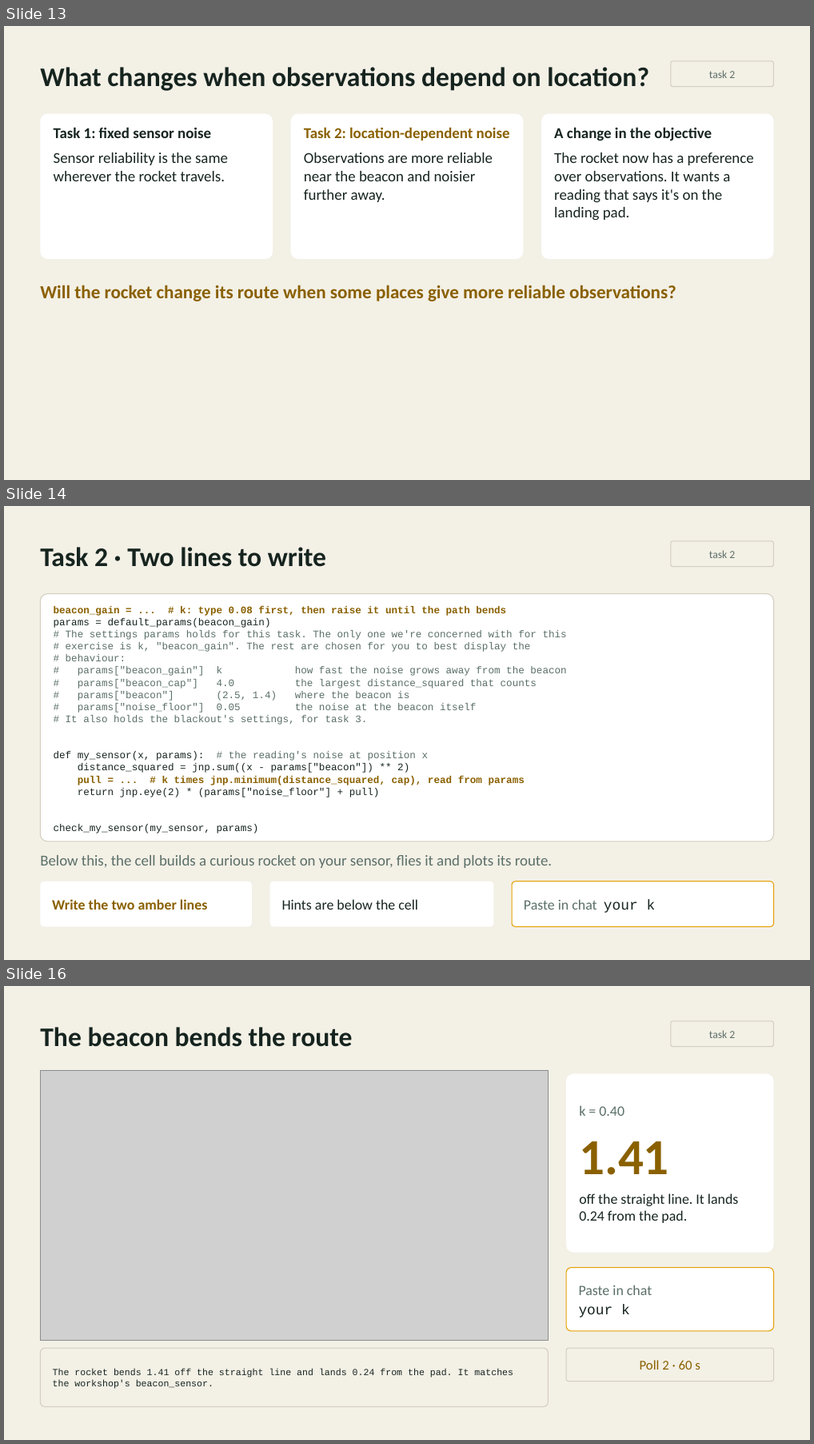
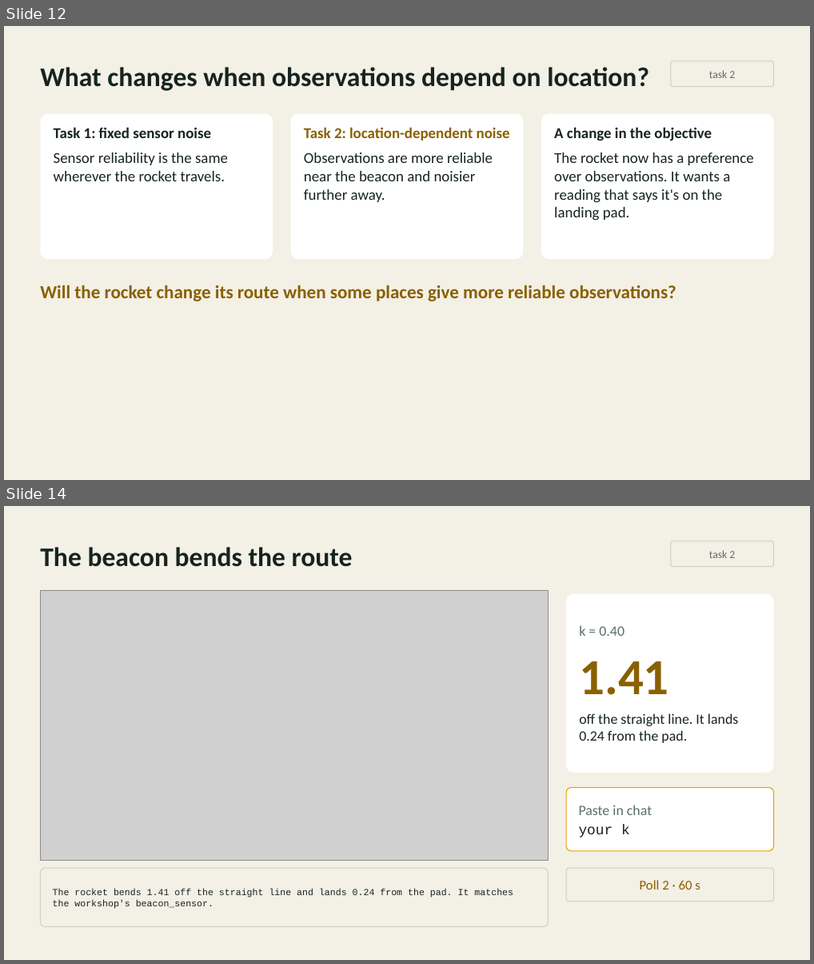
Before and after one commit to inferogenesis/cpomdp-workshop, a slide deck: deck/cpomdp_symposium_2026.pptx. Shown one above the other, each under a label of ours: slides 13, 14 and 16 before the commit, slides 12 and 14 after it; the slides between them are not shown. The pictures are 814x1444 and 814x964 pixels, drawn with LibreOffice and Linux fonts; fonts in the diff are those of the drawing; grey boxes stand for pictures. Boxes give left, top, right and bottom in pixels: in the first picture for what was removed or moved away, otherwise in the second. Text is boxed around its words. In the diff, an @@ line names an element or a change of style, - is before the commit and + after.

```diff
--- a/deck/cpomdp_symposium_2026.pptx
+++ b/deck/cpomdp_symposium_2026.pptx
@@ slide 14 removed at [4, 506, 810, 960], background #F3F0E6 @@
@@ text removed at [40, 547, 326, 567] @@
-Task 2 · Two lines to write
@@ rounded rectangle removed at [671, 541, 774, 567] @@
-task 2
@@ rounded rectangle removed at [40, 594, 774, 841] @@
-beacon_gain = ... # k: type 0.08 first, then raise it until the path bends
-params = default_params(beacon_gain)
-# The settings params holds for this task. The only one we're concerned with for this
-# exercise is k, "beacon_gain". The rest are chosen for you to best display the
-# behaviour:
-# params["beacon_gain"] k how fast the noise grows away from the beacon
-# params["beacon_cap"] 4.0 the largest distance_squared that counts
-# params["beacon"] (2.5, 1.4) where the beacon is
-# params["noise_floor"] 0.05 the noise at the beacon itself
-# It also holds the blackout's settings, for task 3.
-def my_sensor(x, params): # the reading's noise at position x
-distance_squared = jnp.sum((x - params["beacon"]) ** 2)
-pull = ... # k times jnp.minimum(distance_squared, cap), read from params
-return jnp.eye(2) * (params["noise_floor"] + pull)
-check_my_sensor(my_sensor, params)
@@ text removed at [40, 855, 552, 868] @@
-Below this, the cell builds a curious rocket on your sensor, flies it and plots its route.
@@ rounded rectangle removed at [40, 881, 252, 927] @@
-Write the two amber lines
@@ rounded rectangle removed at [270, 881, 494, 927] @@
-Hints are below the cell
@@ rounded rectangle removed at [512, 881, 774, 927] @@
-Paste in chat your k
@@ what was slide 13 is now slide 12 @@
@@ what was slide 16 is now slide 14 @@
```
Also in this commit, not shown: 5 slides changed, 2 other slides removed, 6 other files.
